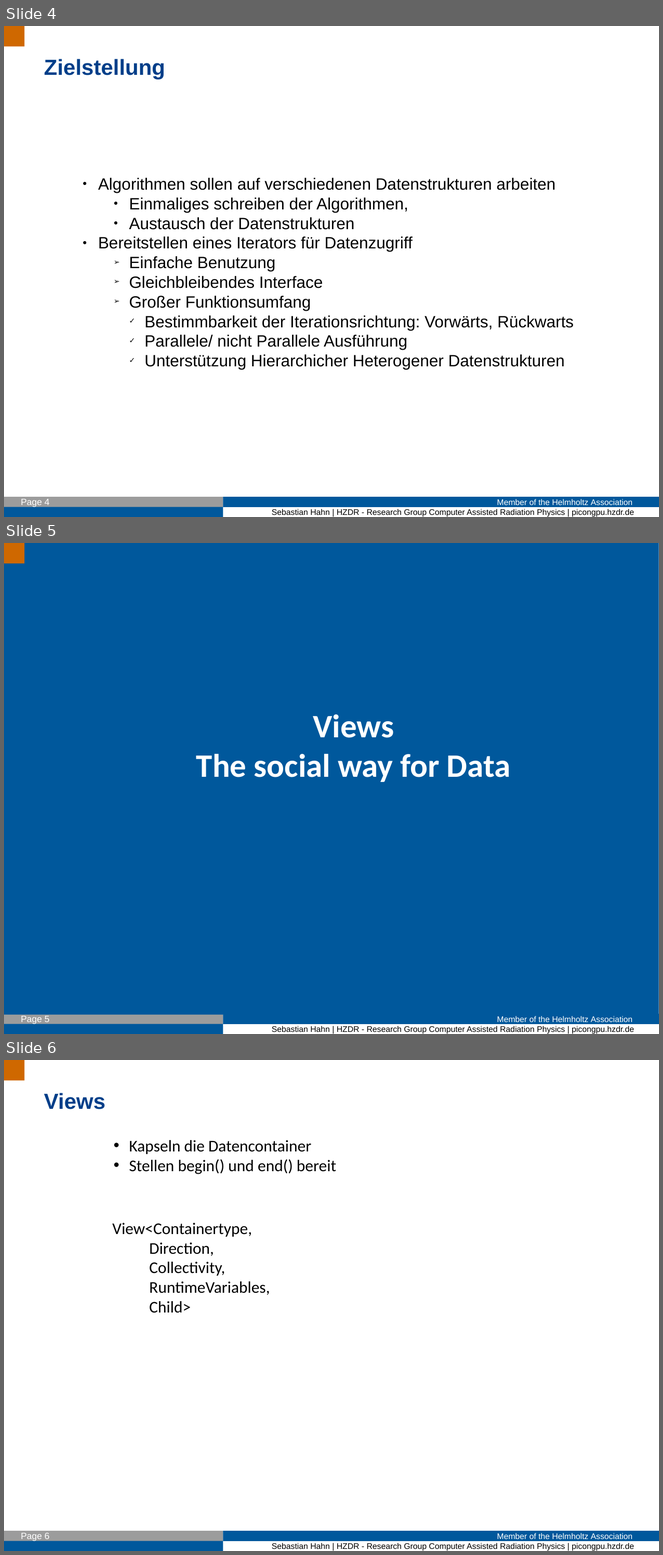
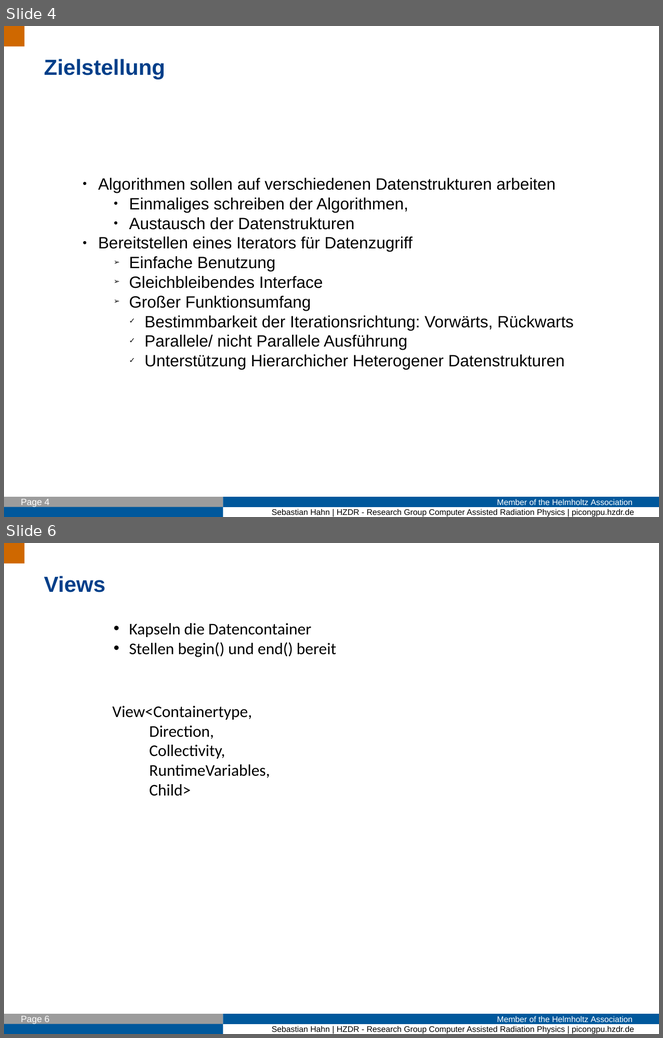
Before and after one commit to Fettpet/DeepIterator, a slide deck: Presi/2017_01_16_Intro.odp. Shown one above the other, each under a label of ours: slides 4, 5 and 6 before the commit, slides 4 and 6 after it; the slides between them are not shown. The pictures are 663x1555 and 663x1038 pixels, drawn with LibreOffice and Linux fonts; fonts in the diff are those of the drawing; background and template pictures are left out. Boxes give left, top, right and bottom in pixels: in the first picture for what was removed or moved away, otherwise in the second. Text is boxed around its words. In the diff, an @@ line names an element or a change of style, - is before the commit and + after.

```diff
--- a/Presi/2017_01_16_Intro.odp
+++ b/Presi/2017_01_16_Intro.odp
@@ slide 5 removed at box(4, 543, 659, 1034), background #FFFFFF; not listed: 6 template elements that a slide beside it also shows @@
@@ rectangle removed at box(4, 543, 659, 1015) @@
@@ rectangle removed at box(4, 543, 24, 563) @@
@@ text removed at box(196, 714, 510, 782) @@
-Views
-The social way for Data
```
Also in this commit, not shown: 7 slides changed, 2 slides added, 1 other slide removed, 5 other files.
